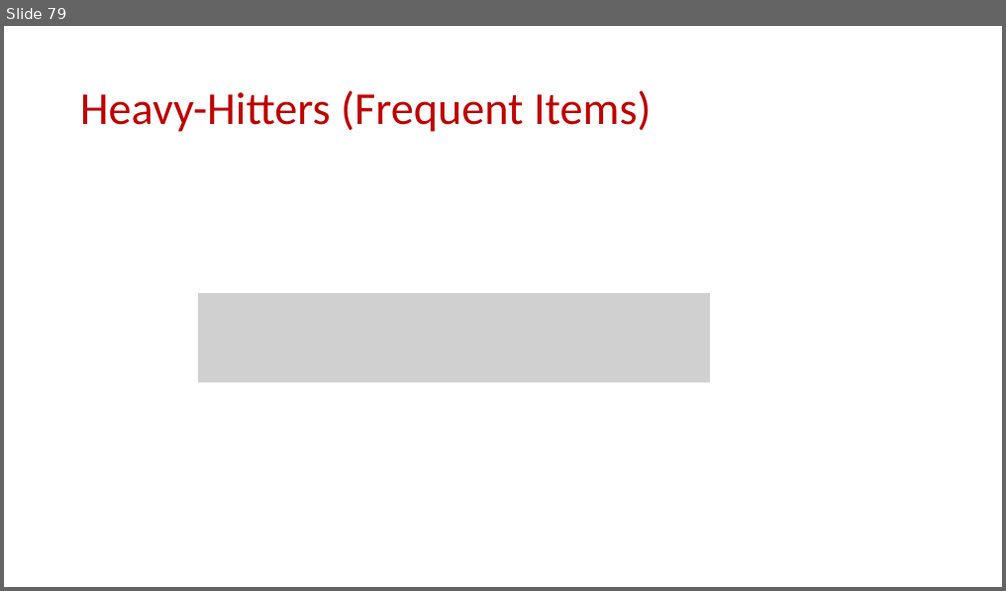
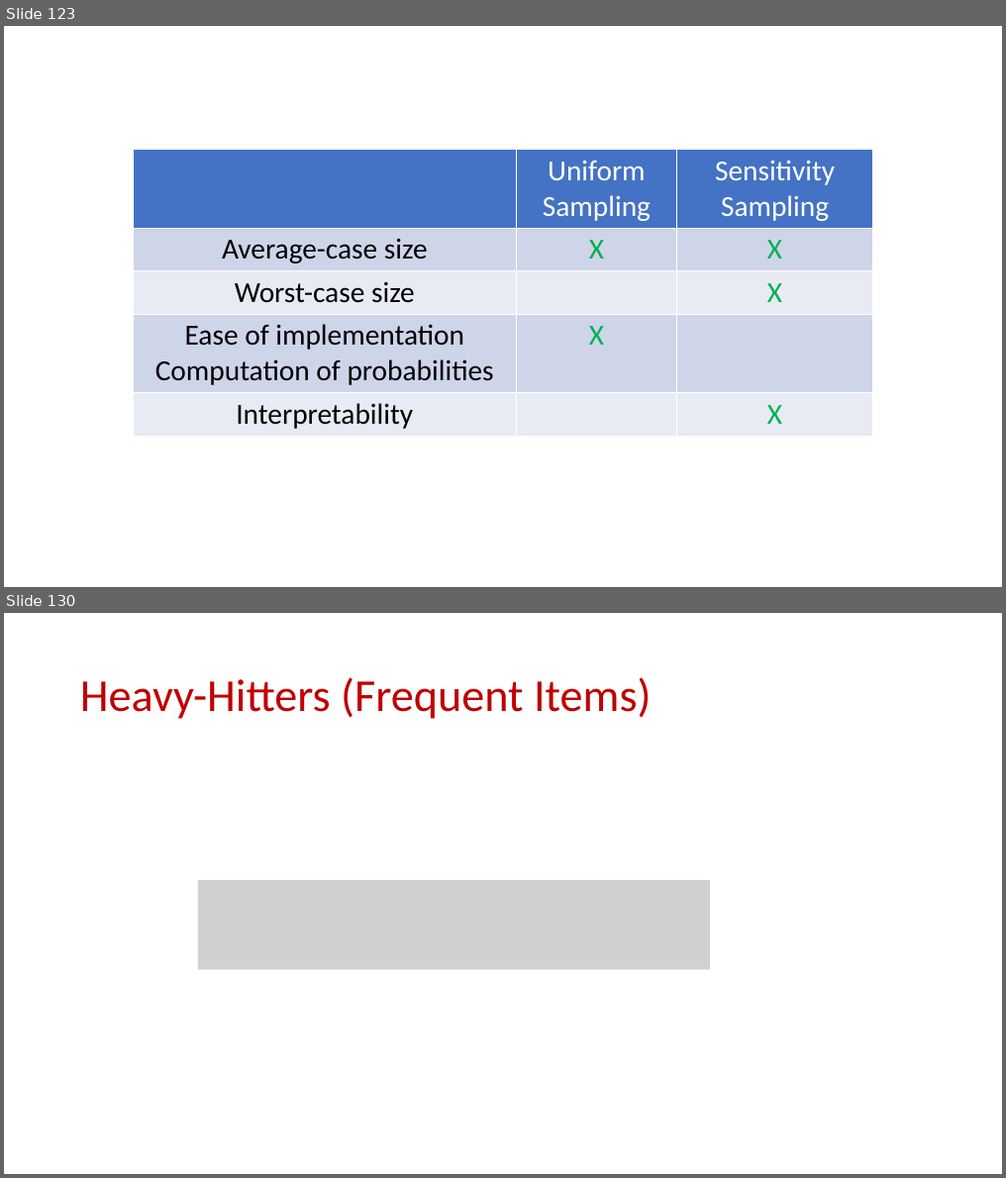
Before and after one commit to samsonzhou/samsonzhou.github.io, a slide deck: CSCE689-23/L15.pptx. Shown one above the other, each under a label of ours: slide 79 before the commit, slides 123 and 130 after it; the slides between them are not shown. The pictures are 1006x591 and 1006x1178 pixels, drawn with LibreOffice and Linux fonts; fonts in the diff are those of the drawing; grey boxes stand for pictures. Boxes give left, top, right and bottom in pixels: in the first picture for what was removed or moved away, otherwise in the second. Text is boxed around its words. In the diff, an @@ line names an element or a change of style, - is before the commit and + after.

```diff
--- a/CSCE689-23/L15.pptx
+++ b/CSCE689-23/L15.pptx
@@ slide 123 added at <box>4,26,1002,587</box>, background #FFFFFF @@
@@ table added at <box>133,150,873,433</box>, 5 rows, 3 columns @@
+ | Uniform Sampling | Sensitivity Sampling
+Average-case size | X | X
+Worst-case size |  | X
+Ease of implementation / Computation of probabilities | X | 
+Interpretability |  | X
@@ what was slide 79 is now slide 130 @@
```
Also in this commit, not shown: 50 other slides added.
